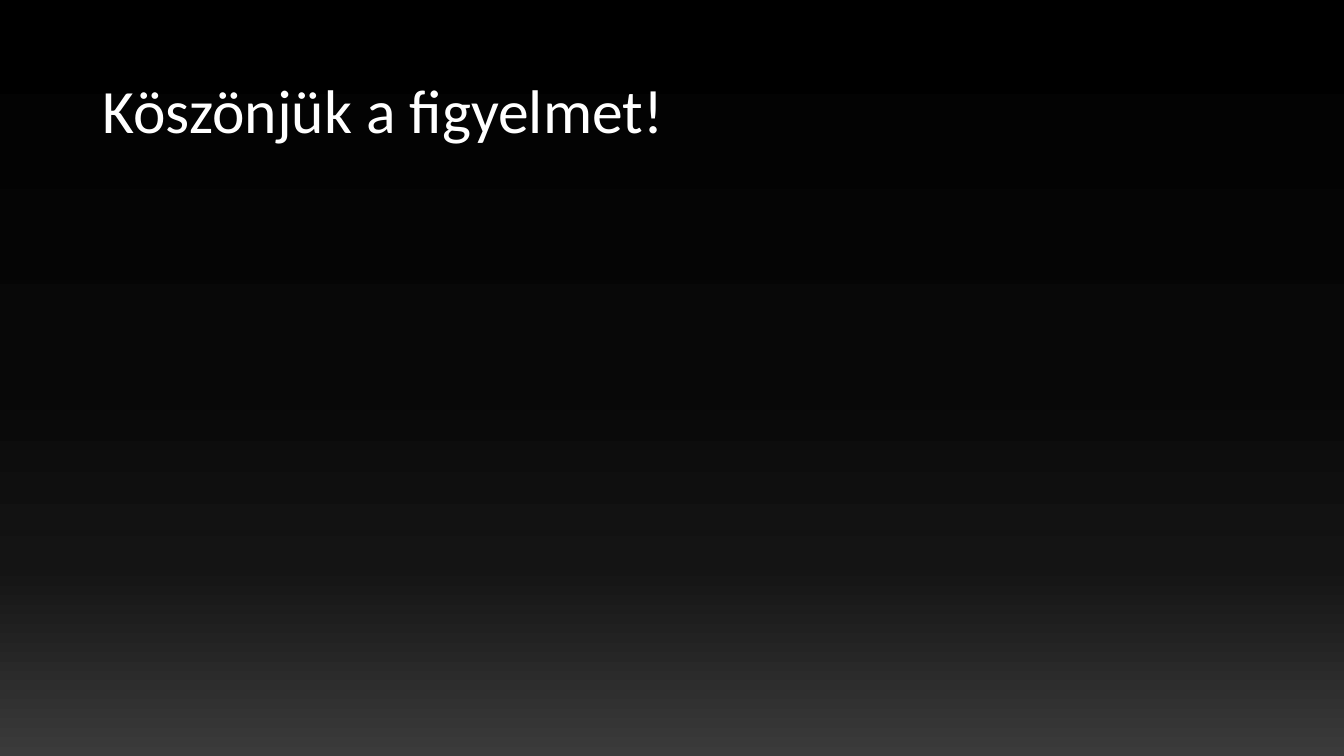
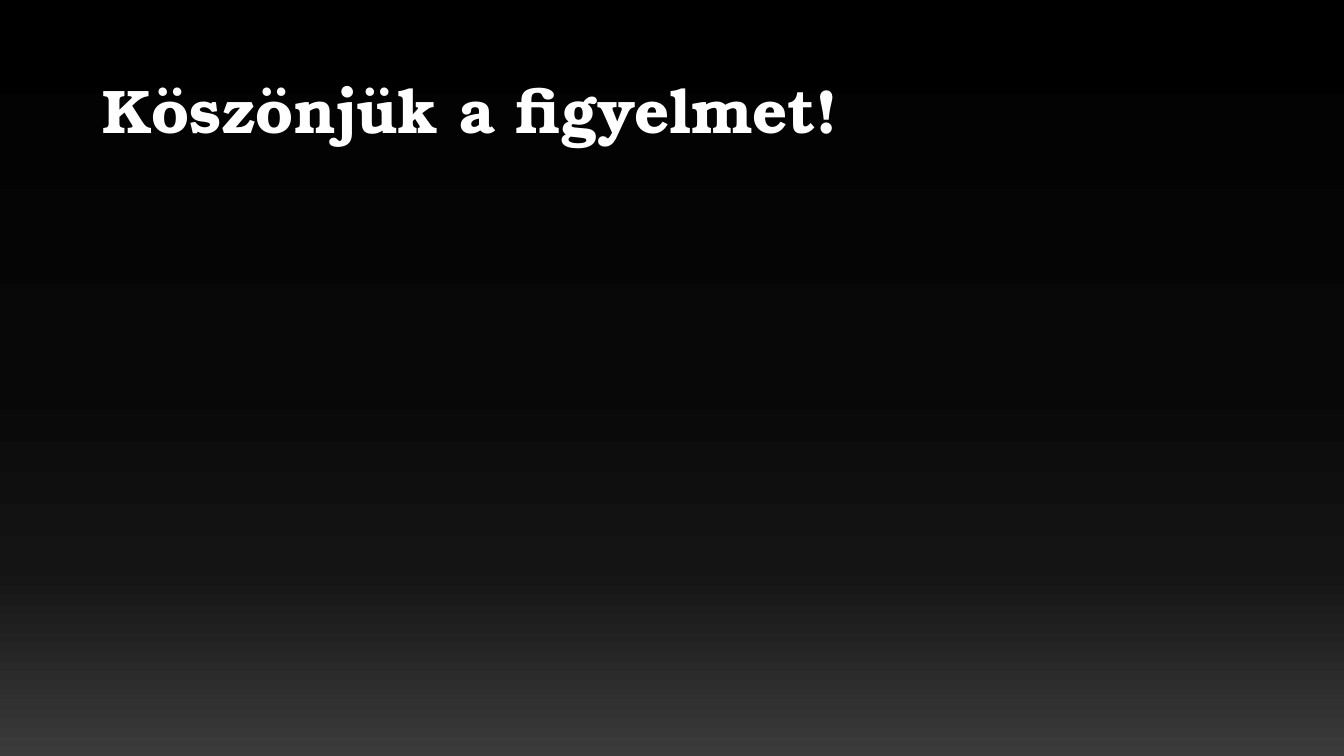
Before and after one commit to szollingerrajmund/SpaceHunter, a slide deck: slide 10 of PPT/Space Hunter.pptx. Drawn at 1344x756 pixels with LibreOffice and Linux fonts; fonts in the diff are those of the drawing. Boxes give left, top, right and bottom in pixels: in the first picture for what was removed or moved away, otherwise in the second. Text is boxed around its words. In the diff, an @@ line names an element or a change of style, - is before the commit and + after.

```diff
--- a/PPT/Space Hunter.pptx
+++ b/PPT/Space Hunter.pptx
@@ title "Köszönjük a figyelmet!" at box(102, 86, 838, 149): font Calibri to TeX Gyre Bonum, bold on @@
```
Also in this commit, not shown: 6 other slides changed, 2 slides added, 2 slides removed, 1 other file.
